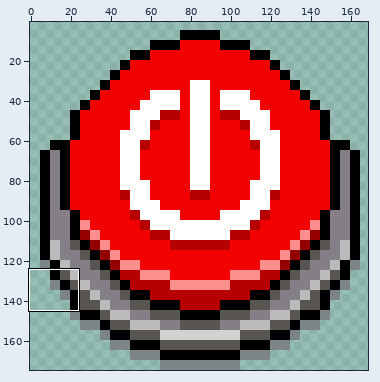
Two versions of one pixel-art file, static/devices/images/off-button.aseprite. Above, an overview of the earlier version with the close-up marked.
Close-up. Before the edit:
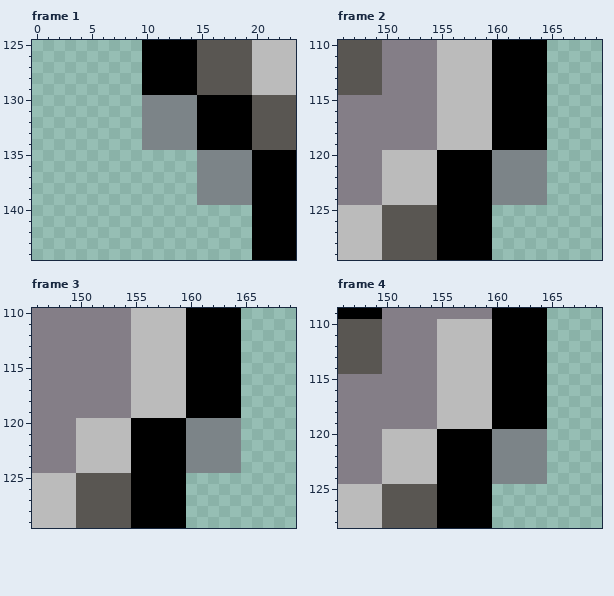
170x175 pixels, 5 frames. Shown: frame 1: x 0..23, y 125..144; frame 2: x 146..169, y 110..129; frame 3: x 146..169, y 110..129; frame 4: x 146..169, y 109..128. The wide view leaves out empty margins. The commit also changed other frames or places, which this record leaves out.
New version:
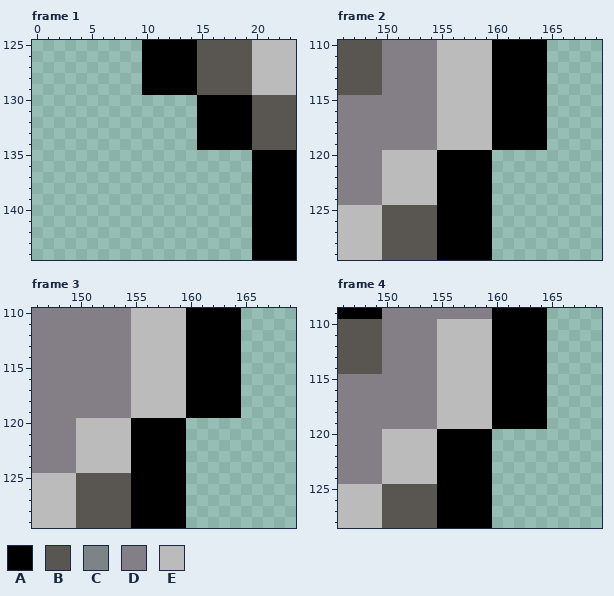
Palette (. is transparent): A #000000  B #595652  C #7c8488  D #847e87  E #bbbbbb
From old to new:
layer "Base Shadow" now hidden
--- frame 1
@@ x 8..21 @@
 129 ..AAAAABBBBBEE
-130 ..CCCCCAAAAABB
-131 ..CCCCCAAAAABB
-132 ..CCCCCAAAAABB
-133 ..CCCCCAAAAABB
-134 ..CCCCCAAAAABB
-135 .......CCCCCAA
-136 .......CCCCCAA
-137 .......CCCCCAA
-138 .......CCCCCAA
-139 .......CCCCCAA
+130 .......AAAAABB
+131 .......AAAAABB
+132 .......AAAAABB
+133 .......AAAAABB
+134 .......AAAAABB
+135 ............AA
+136 ............AA
+137 ............AA
+138 ............AA
+139 ............AA
 140 ............AA
--- frame 2
@@ x 158..166 @@
 119 EEAAAAA..
-120 AACCCCC..
-121 AACCCCC..
-122 AACCCCC..
-123 AACCCCC..
-124 AACCCCC..
+120 AA.......
+121 AA.......
+122 AA.......
+123 AA.......
+124 AA.......
 125 AA.......
--- frame 3: the same change as frame 2
--- frame 4: the same change as frame 2
